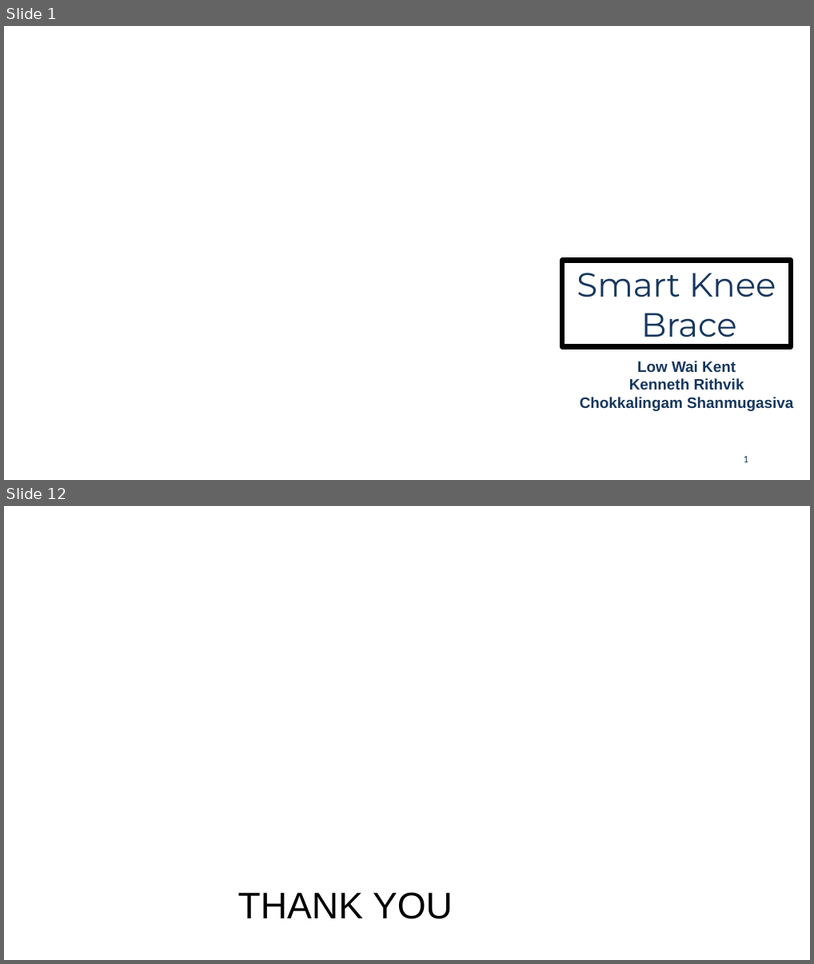
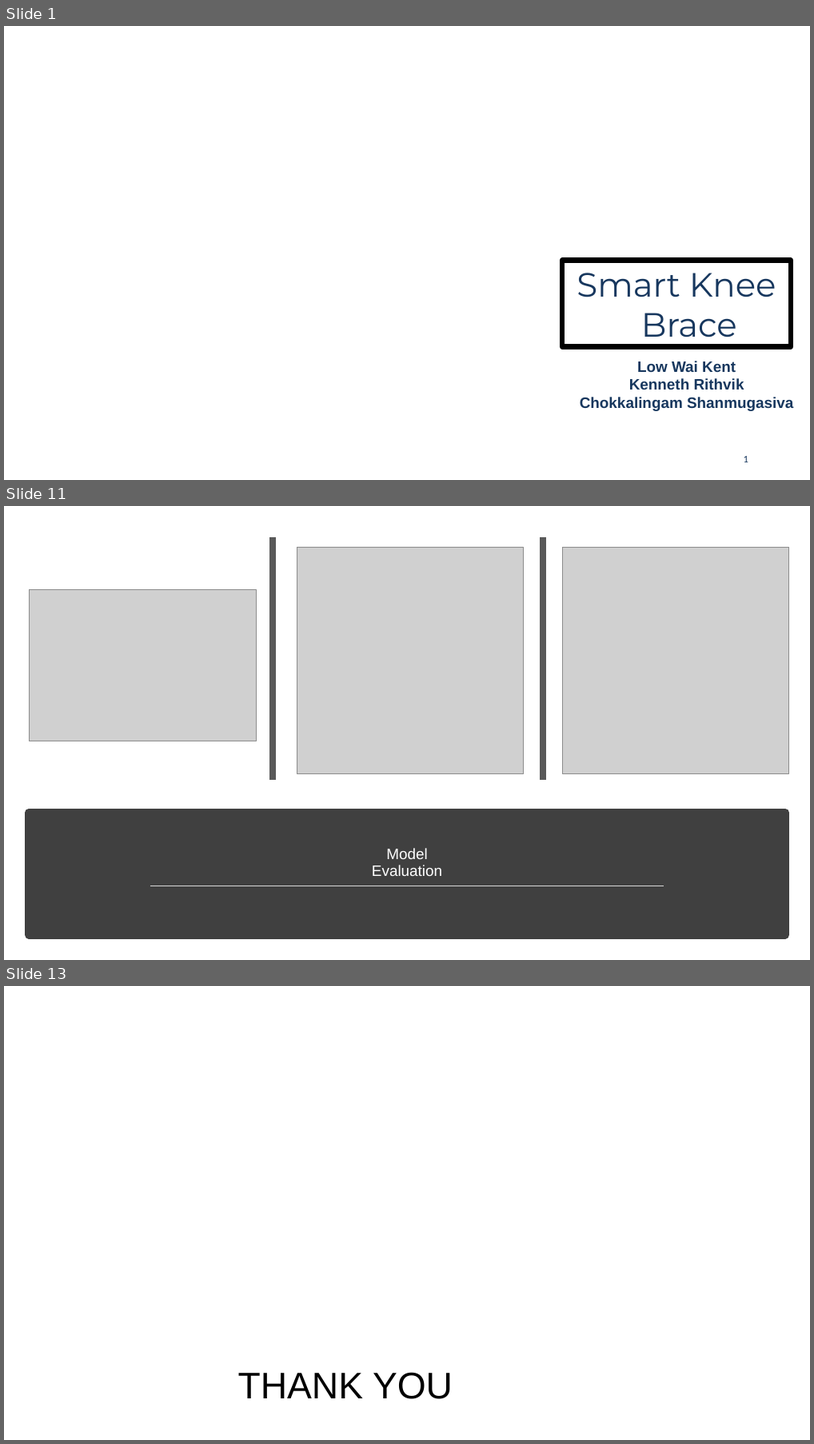
Before and after one commit to kennethrithvik/smart_knee_brace, a slide deck: docs/Smart Knee.pptx. Shown one above the other, each under a label of ours: slides 1 and 12 before the commit, slides 1, 11 and 13 after it; the slides between them are not shown. The pictures are 814x964 and 814x1444 pixels, drawn with LibreOffice and Linux fonts; fonts in the diff are those of the drawing; grey boxes stand for pictures; background and template pictures are left out. Boxes give left, top, right and bottom in pixels: in the first picture for what was removed or moved away, otherwise in the second. Text is boxed around its words. In the diff, an @@ line names an element or a change of style, - is before the commit and + after.

```diff
--- a/docs/Smart Knee.pptx
+++ b/docs/Smart Knee.pptx
@@ slide 11 added at <box>4,506,810,960</box>, background #FFFFFF @@
@@ line added from (274, 537) to (274, 780), #595959 8 pt @@
@@ picture added at <box>298,547,524,773</box> @@
@@ line added from (544, 537) to (544, 780), #595959 8 pt @@
@@ picture added at <box>563,547,790,772</box> @@
@@ picture added at <box>29,589,256,741</box> @@
@@ rectangle added at <box>29,812,786,935</box>, fill #404040, outline #404040 10 pt @@
@@ title added at <box>39,820,776,882</box>, 18 pt, text #FFFFFF @@
+Model
+Evaluation
@@ line added from (150, 886) to (665, 886), #D9D9D9 1.75 pt @@
@@ what was slide 12 is now slide 13 @@
```
Also in this commit, not shown: 8 slides changed, 2 other slides added, 3 slides removed, 13 other files.
